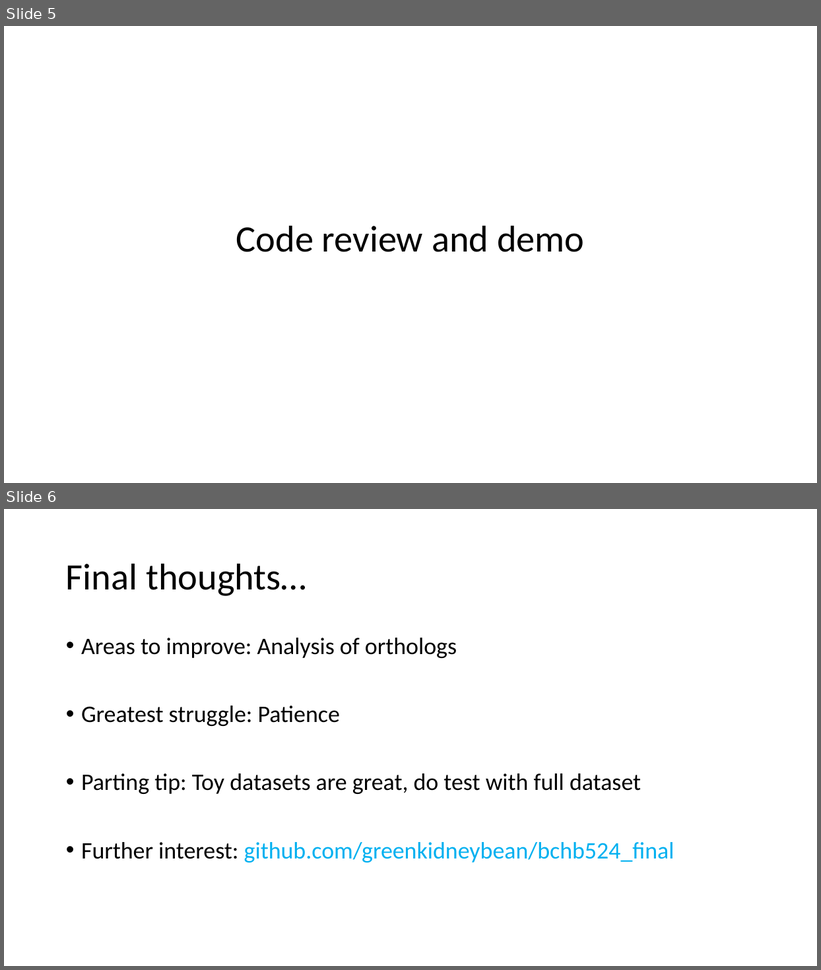
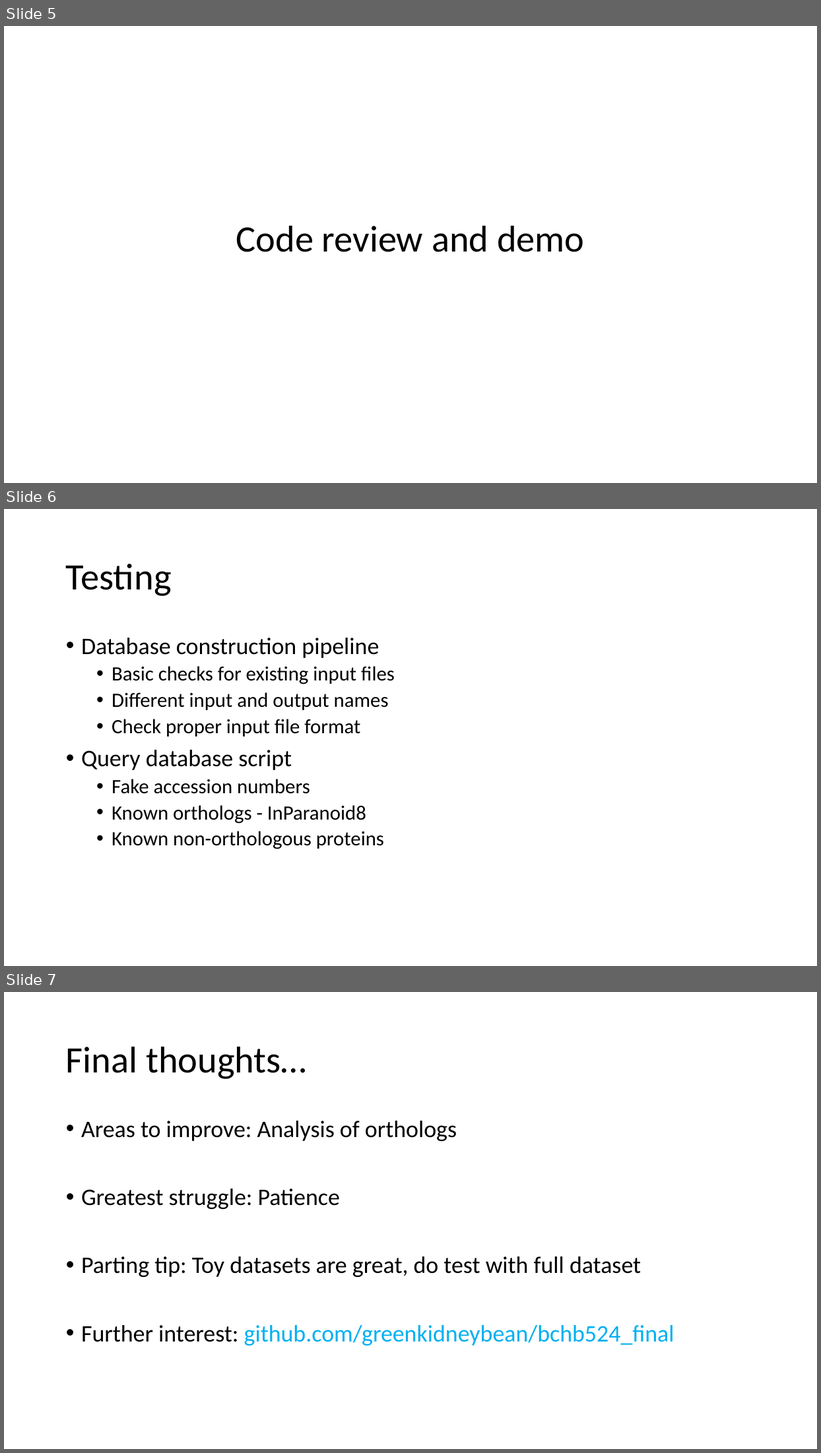
Before and after one commit to greenkidneybean/bchb524_final, a slide deck: presentation.pptx. Shown one above the other, each under a label of ours: slides 5 and 6 before the commit, slides 5, 6 and 7 after it. The pictures are 821x970 and 821x1453 pixels, drawn with LibreOffice and Linux fonts; fonts in the diff are those of the drawing. Boxes give left, top, right and bottom in pixels: in the first picture for what was removed or moved away, otherwise in the second. Text is boxed around its words. In the diff, an @@ line names an element or a change of style, - is before the commit and + after.

```diff
--- a/presentation.pptx
+++ b/presentation.pptx
@@ slide 6 added at (4, 509, 817, 966), background #FFFFFF @@
@@ title added at (66, 564, 172, 596), 44 pt, text #000000 @@
+Testing
@@ text added at (81, 638, 395, 850), 24 pt, text #000000 @@
+• Database construction pipeline
+  • Basic checks for existing input files
+  • Different input and output names
+  • Check proper input file format
+• Query database script
+  • Fake accession numbers
+  • Known orthologs - InParanoid8
+  • Known non-orthologous proteins
@@ what was slide 6 is now slide 7 @@
```
Also in this commit, not shown: 3 slides changed, 5 other files.
